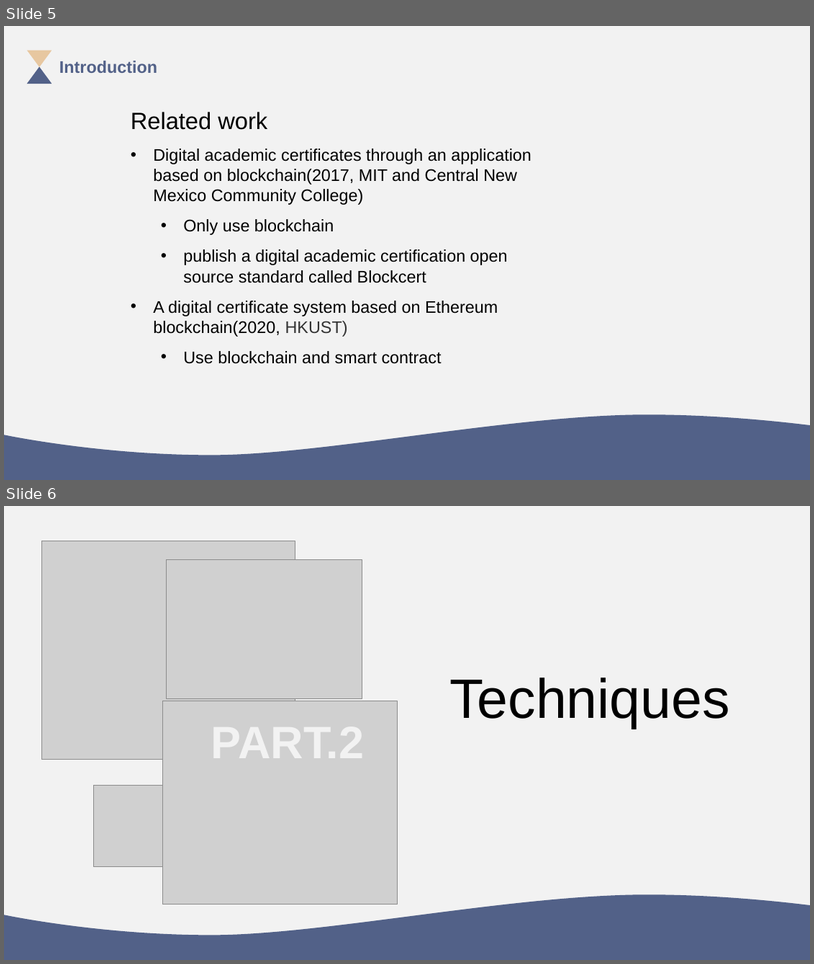
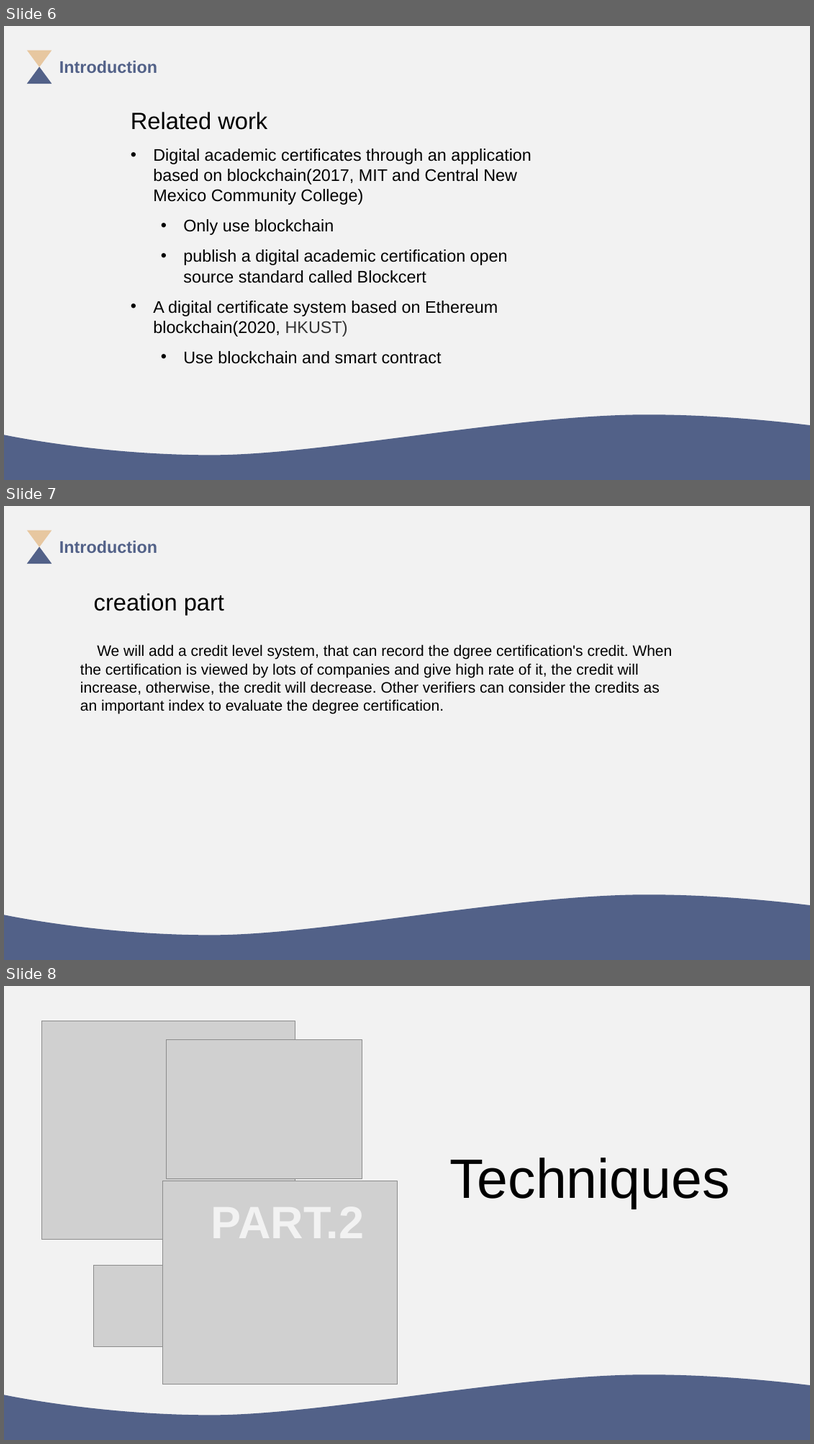
Before and after one commit to BravoChaoS/Block-Chain-Learning, a slide deck: slides/Report1.pptx. Shown one above the other, each under a label of ours: slides 5 and 6 before the commit, slides 6, 7 and 8 after it. The pictures are 814x964 and 814x1444 pixels, drawn with LibreOffice and Linux fonts; fonts in the diff are those of the drawing; grey boxes stand for pictures. Boxes give left, top, right and bottom in pixels: in the first picture for what was removed or moved away, otherwise in the second. Text is boxed around its words. In the diff, an @@ line names an element or a change of style, - is before the commit and + after.

```diff
--- a/slides/Report1.pptx
+++ b/slides/Report1.pptx
@@ slide 7 added at (4,506,810,960), background #F2F2F2 @@
@@ triangle added at (27,546,52,564), fill #526188 @@
@@ triangle added at (27,530,52,547), fill #E7C7A0 @@
@@ text added at (59,541,157,553), 20 pt, text #526188, bold @@
+Introduction
@@ text added at (94,593,224,615), 28 pt, text #000000 @@
+creation part
@@ text added at (80,644,673,714), 18 pt, text #000000 @@
+We will add a credit level system, that can record the dgree certification's credit. When the certification is viewed by lots of companies and give high rate of it, the credit will increase, otherwise, the credit will decrease. Other verifiers can consider the credits as an important index to evaluate the degree certification.
@@ freeform shape added at (4,894,810,960), fill #526188 @@
@@ what was slide 5 is now slide 6 @@
@@ what was slide 6 is now slide 8 @@
```
Also in this commit, not shown: 2 slides changed, 1 other slide added, 2 other files.
